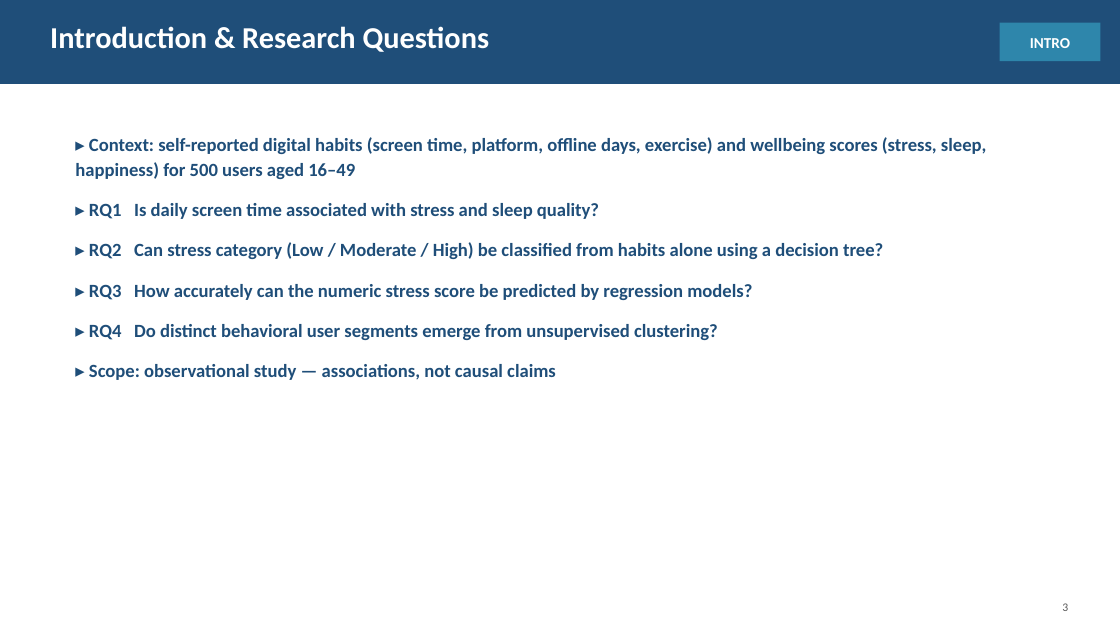
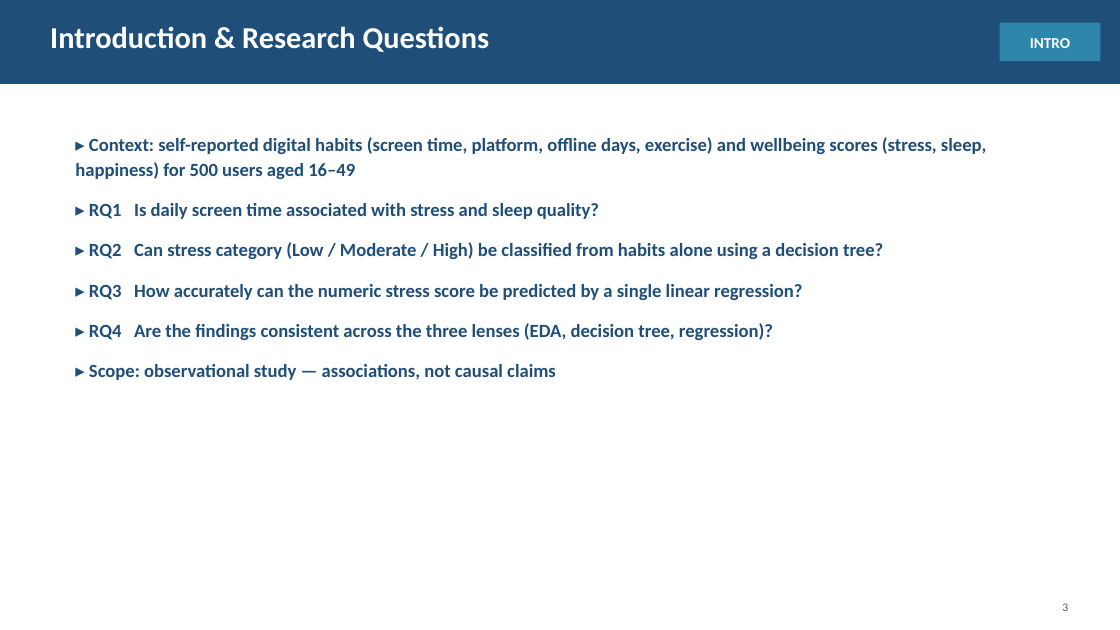
Before and after one commit to jaismine19/social-media-stress-analysis, a slide deck: slide 3 of presentation/Social_Media_Stress_Presentation.pptx. Drawn at 1120x630 pixels with LibreOffice and Linux fonts; fonts in the diff are those of the drawing. Boxes give left, top, right and bottom in pixels: in the first picture for what was removed or moved away, otherwise in the second. Text is boxed around its words. In the diff, an @@ line names an element or a change of style, - is before the commit and + after.

Commit message:
Update presentation to two-model design: single linear regression, remove clustering slide

```diff
--- a/presentation/Social_Media_Stress_Presentation.pptx
+++ b/presentation/Social_Media_Stress_Presentation.pptx
@@ text at (x1=89, y1=284, x2=802, y2=340): text changed @@
-▸ RQ3 How accurately can the numeric stress score be predicted by regression models?
-▸ RQ4 Do distinct behavioral user segments emerge from unsupervised clustering?
+▸ RQ3 How accurately can the numeric stress score be predicted by a single linear regression?
+▸ RQ4 Are the findings consistent across the three lenses (EDA, decision tree, regression)?
```
Also in this commit, not shown: 9 other slides changed, 1 slide added, 2 slides removed, 2 other files.
